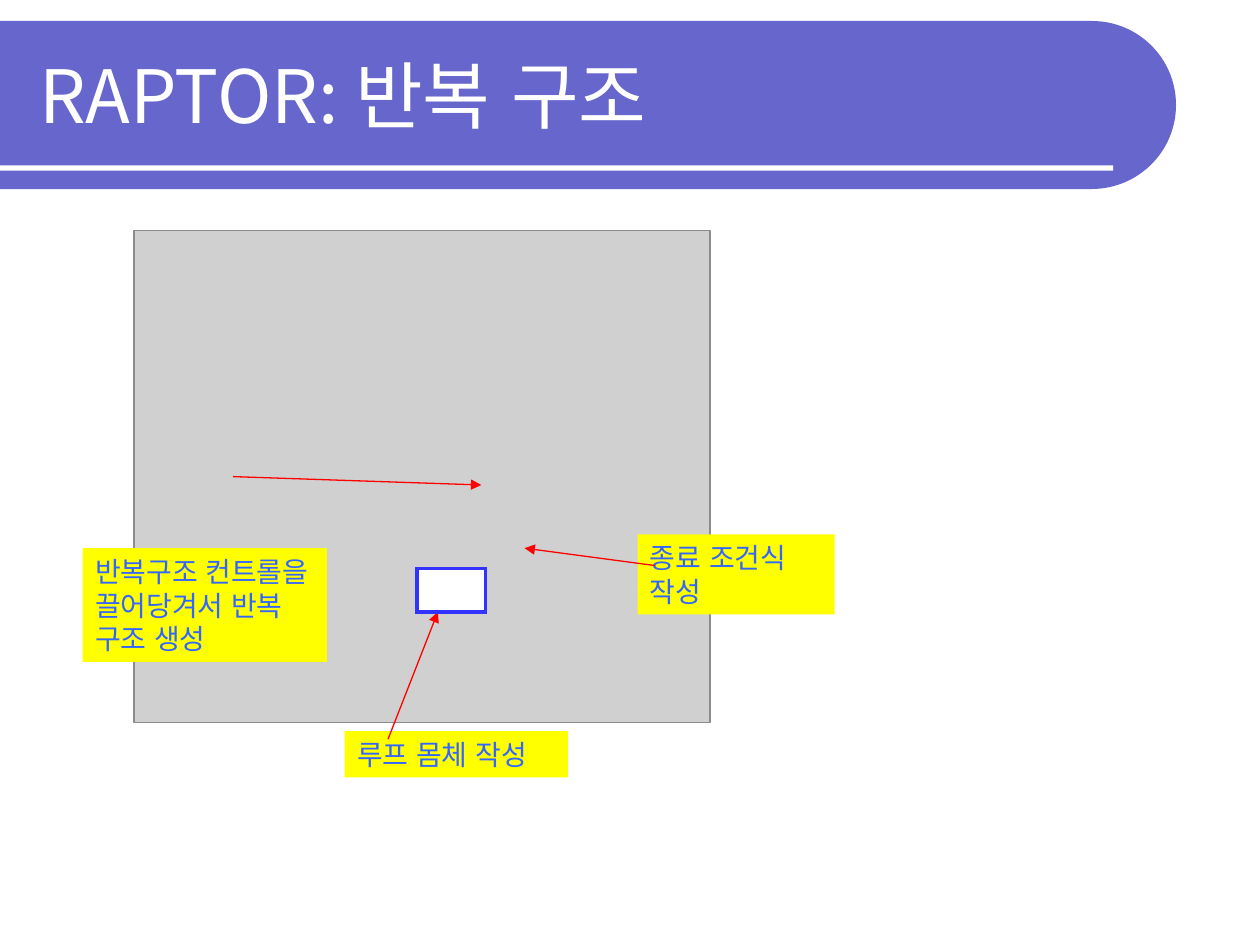
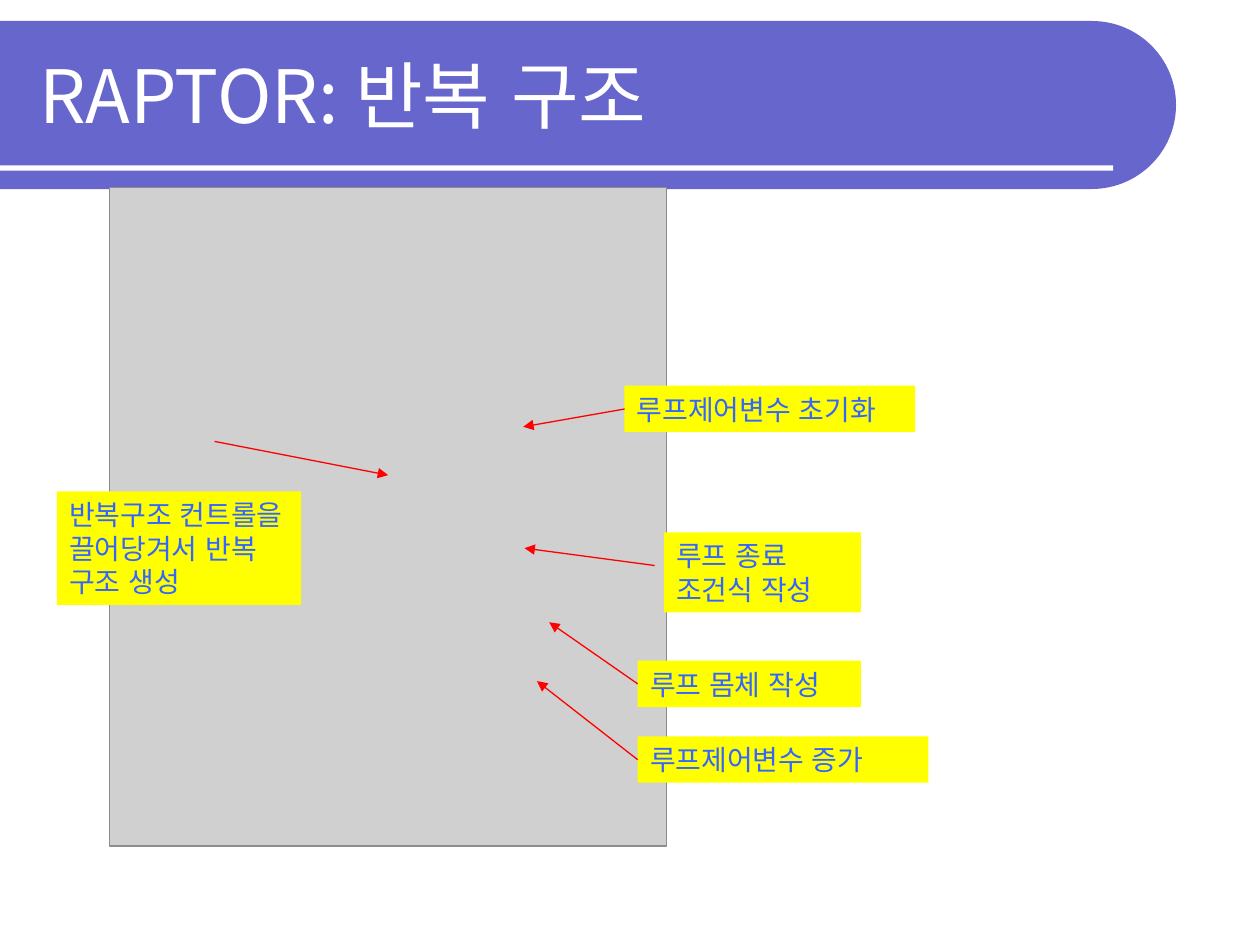
Before and after one commit to OOPSLA-SCH/OOPSLA-SCH.github.io, a slide deck: slide 25 of lecture/20s/ds20s/ds20s-intro_pgm.ppt. Drawn at 1260x945 pixels with LibreOffice and Linux fonts; fonts in the diff are those of the drawing; grey boxes stand for pictures. Boxes give left, top, right and bottom in pixels: in the first picture for what was removed or moved away, otherwise in the second. Text is boxed around its words. In the diff, an @@ line names an element or a change of style, - is before the commit and + after.

```diff
--- a/lecture/20s/ds20s/ds20s-intro_pgm.ppt
+++ b/lecture/20s/ds20s/ds20s-intro_pgm.ppt
@@ picture: place and size @@
-picture at bbox=[134, 231, 709, 723]
+picture at bbox=[110, 188, 667, 847]
@@ rectangle added at bbox=[625, 386, 916, 432], fill #FFFF00, 16 pt, text #3366FF @@
+루프제어변수 초기화
@@ arrow added from (625, 410) to (523, 427), #FF0000 0.74 pt @@
@@ arrow moved from (233, 476) - (481, 485) to (214, 441) - (388, 475) @@
@@ rectangle "반복구조 컨트롤을 끌어당겨서 반복 구조 ...": place and size @@
-rectangle "반복구조 컨트롤을 끌어당겨서 반복 구조 ..." at bbox=[83, 548, 328, 662]
+rectangle "반복구조 컨트롤을 끌어당겨서 반복 구조 ..." at bbox=[57, 491, 301, 605]
@@ rectangle "루프 종료 조건식 작성": place and size @@
-rectangle "루프 종료 조건식 작성" at bbox=[638, 534, 834, 615]
+rectangle "루프 종료 조건식 작성" at bbox=[664, 533, 861, 614]
@@ rectangle removed at bbox=[417, 568, 485, 611] @@
@@ text in rectangle at bbox=[676, 544, 812, 603]: text changed @@
-종료 조건식 작성
+루프 종료 조건식 작성
@@ arrow moved from (388, 740) - (437, 612) to (638, 684) - (549, 622) @@
@@ arrow added from (638, 760) to (537, 682), #FF0000 0.74 pt @@
@@ rectangle "루프 몸체 작성": place and size @@
-rectangle "루프 몸체 작성" at bbox=[345, 731, 568, 777]
+rectangle "루프 몸체 작성" at bbox=[638, 660, 861, 707]
@@ rectangle added at bbox=[638, 736, 929, 782], fill #FFFF00, 16 pt, text #3366FF @@
+루프제어변수 증가
```
Also in this commit, not shown: 9 other slides changed, 2 slides added, 1 slide removed, 6 other files.
